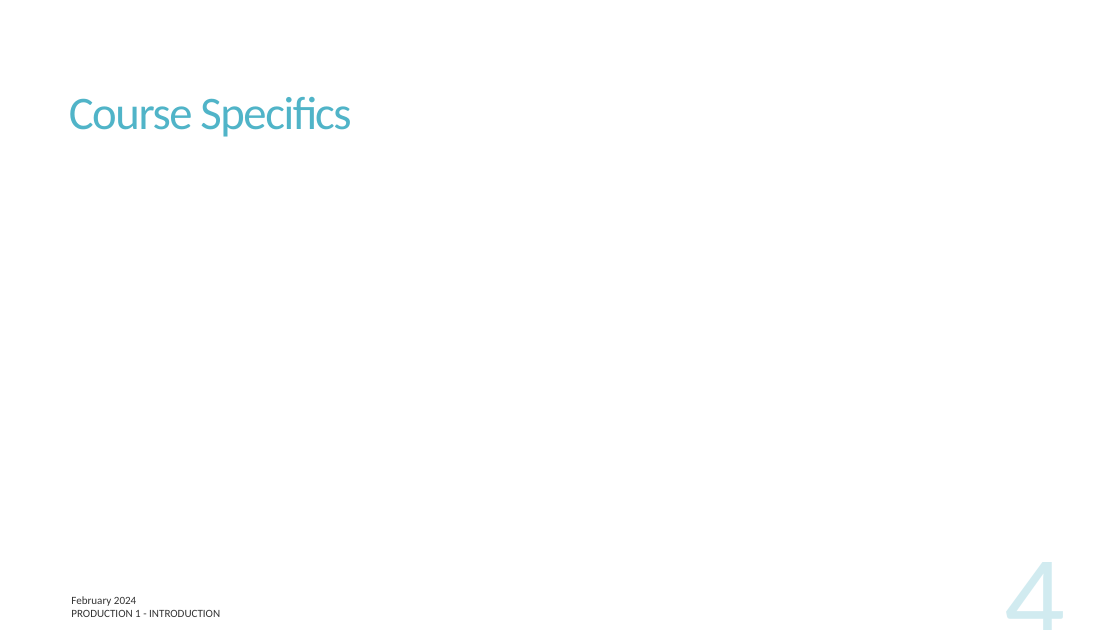
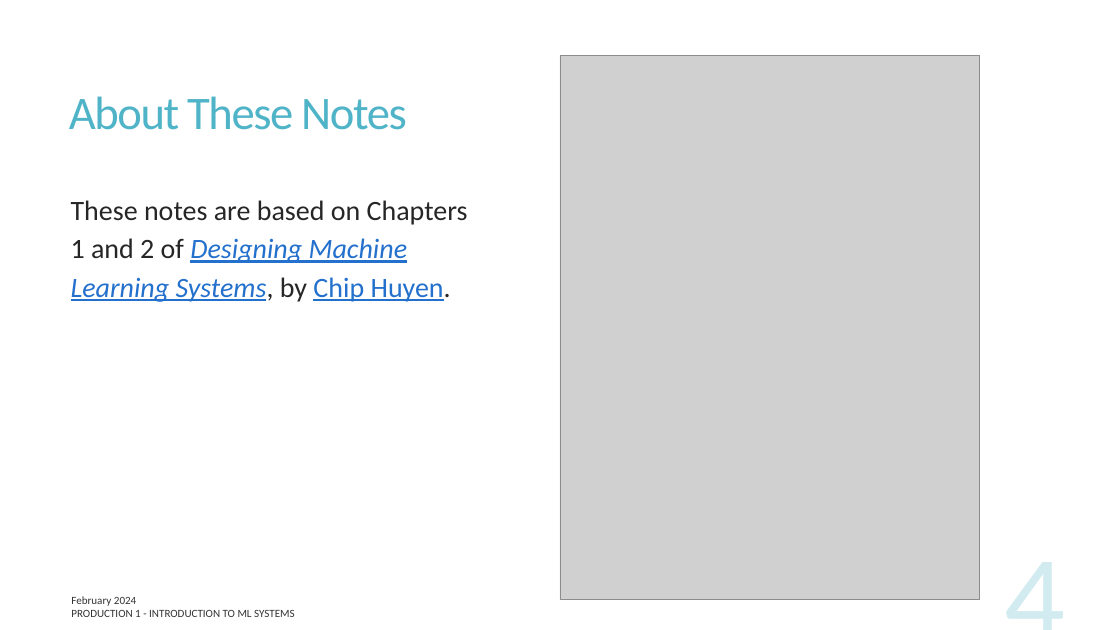
Before and after one commit to UofT-DSI/production, a slide deck: slide 4 of lessons/part_1/production_1.pptx. Drawn at 1120x630 pixels with LibreOffice and Linux fonts; fonts in the diff are those of the drawing; grey boxes stand for pictures. Boxes give left, top, right and bottom in pixels: in the first picture for what was removed or moved away, otherwise in the second. Text is boxed around its words. In the diff, an @@ line names an element or a change of style, - is before the commit and + after.

```diff
--- a/lessons/part_1/production_1.pptx
+++ b/lessons/part_1/production_1.pptx
@@ picture added at (x1=560, y1=55, x2=981, y2=600) @@
@@ title at (x1=69, y1=96, x2=407, y2=130): text changed @@
-Course Specifics
+About These Notes
@@ text added at (x1=71, y1=200, x2=468, y2=302), 24 pt, text #2370CD, underline @@
+These notes are based on Chapters 1 and 2 of Designing Machine Learning Systems, by Chip Huyen.
@@ text at (x1=71, y1=610, x2=295, y2=617): text changed @@
-PRODUCTION 1 - INTRODUCTION
+PRODUCTION 1 - INTRODUCTION TO ML SYSTEMS
```
Also in this commit, not shown: 25 other slides changed, 11 other files.
